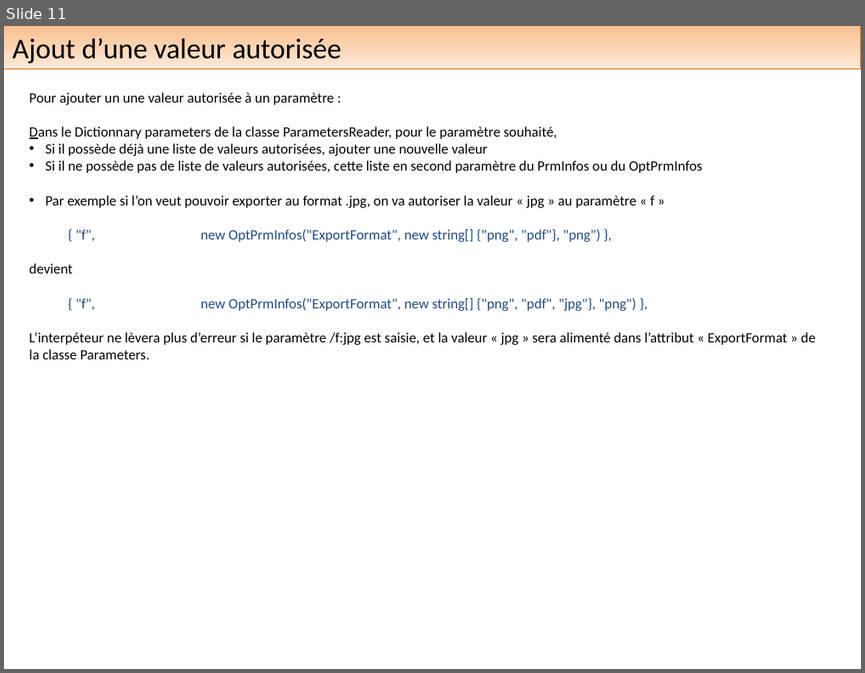
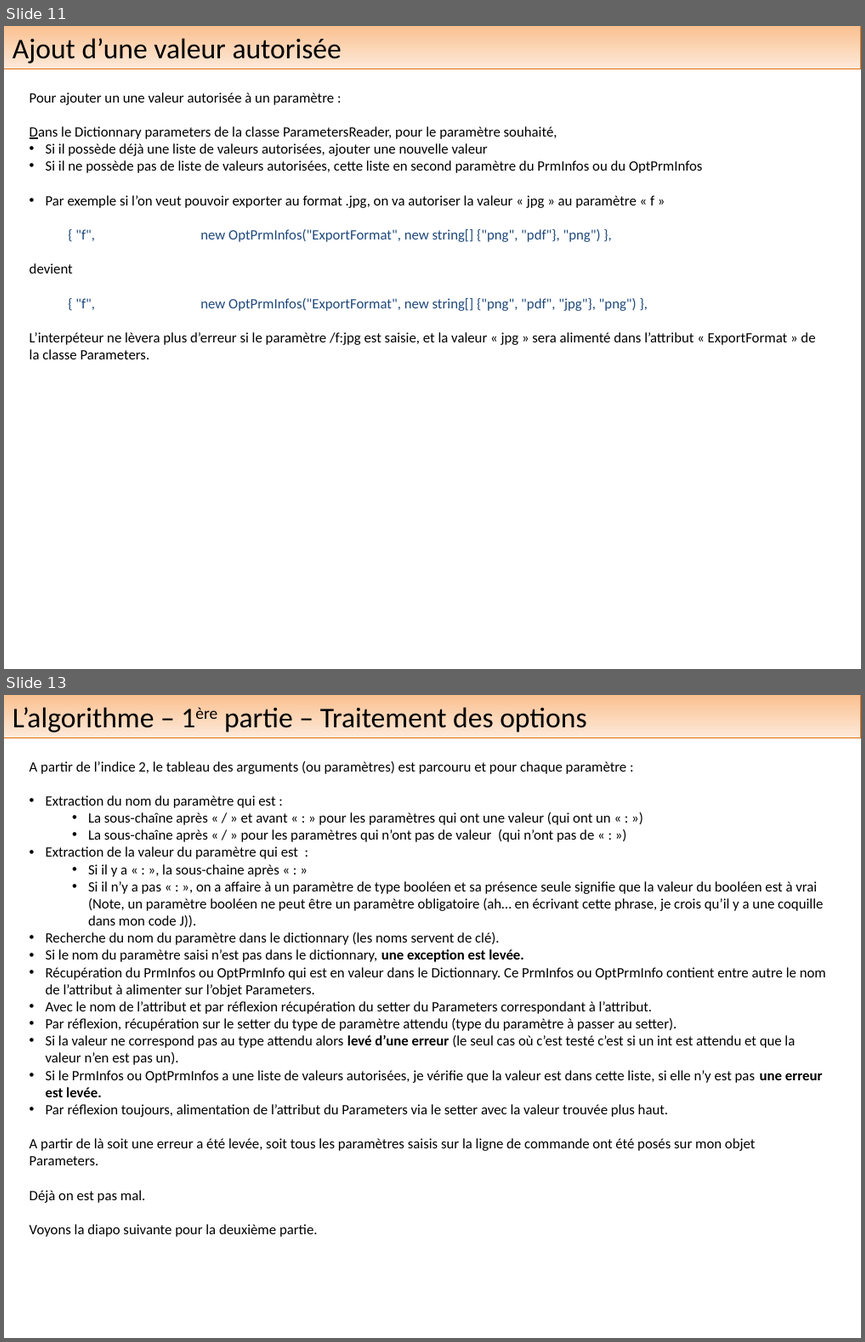
Before and after one commit to vpoiaghi/CardsMaster, a slide deck: doc/L'exportation en ligne de commande.pptx. Shown one above the other, each under a label of ours: slide 11 before the commit, slides 11 and 13 after it; the slides between them are not shown. The pictures are 865x673 and 865x1342 pixels, drawn with LibreOffice and Linux fonts; fonts in the diff are those of the drawing. Boxes give left, top, right and bottom in pixels: in the first picture for what was removed or moved away, otherwise in the second. Text is boxed around its words. In the diff, an @@ line names an element or a change of style, - is before the commit and + after.

Commit message:
doc : add algorithm to command line ppt document

```diff
--- a/doc/L'exportation en ligne de commande.pptx
+++ b/doc/L'exportation en ligne de commande.pptx
@@ slide 13 added at (4,695,861,1338), background #FFFFFF @@
@@ rectangle added at (4,695,861,737), fill gradient #FAC090 to #FDEADA, outline #E46C0A 0.75 pt, 24 pt, text #000000 @@
+L’algorithme – 1ère partie – Traitement des options
@@ text added at (30,761,826,1236), 12 pt, text #000000 @@
+A partir de l’indice 2, le tableau des arguments (ou paramètres) est parcouru et pour chaque paramètre :
+• Extraction du nom du paramètre qui est :
+  • La sous-chaîne après « / » et avant « : » pour les paramètres qui ont une valeur (qui ont un « : »)
+  • La sous-chaîne après « / » pour les paramètres qui n’ont pas de valeur (qui n’ont pas de « : »)
+• Extraction de la valeur du paramètre qui est :
+  • Si il y a « : », la sous-chaine après « : »
+  • Si il n’y a pas « : », on a affaire à un paramètre de type booléen et sa présence seule signifie que la valeur du booléen est à vrai (Note, un paramètre booléen ne peut être un paramètre obligatoire (ah… en écrivant cette phrase, je crois qu’il y a une coquille dans mon code J)).
+• Recherche du nom du paramètre dans le dictionnary (les noms servent de clé).
+• Si le nom du paramètre saisi n’est pas dans le dictionnary, une exception est levée.
+• Récupération du PrmInfos ou OptPrmInfo qui est en valeur dans le Dictionnary. Ce PrmInfos ou OptPrmInfo contient entre autre le nom de l’attribut à alimenter sur l’objet Parameters.
+• Avec le nom de l’attribut et par réflexion récupération du setter du Parameters correspondant à l’attribut.
+• Par réflexion, récupération sur le setter du type de paramètre attendu (type du paramètre à passer au setter).
+• Si la valeur ne correspond pas au type attendu alors levé d’une erreur (le seul cas où c’est testé c’est si un int est attendu et que la valeur n’en est pas un).
+• Si le PrmInfos ou OptPrmInfos a une liste de valeurs autorisées, je vérifie que la valeur est dans cette liste, si elle n’y est pas une erreur est levée.
+• Par réflexion toujours, alimentation de l’attribut du Parameters via le setter avec la valeur trouvée plus haut.
+A partir de là soit une erreur a été levée, soit tous les paramètres saisis sur la ligne de commande ont été posés sur mon objet Parameters.
+Déjà on est pas mal.
+Voyons la diapo suivante pour la deuxième partie.
```
Also in this commit, not shown: 2 other slides added.
